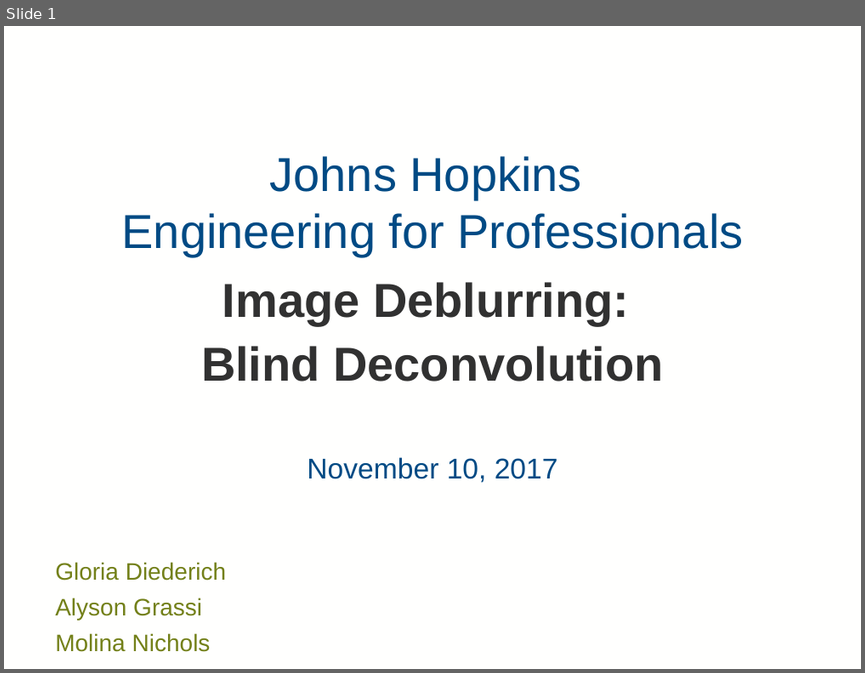
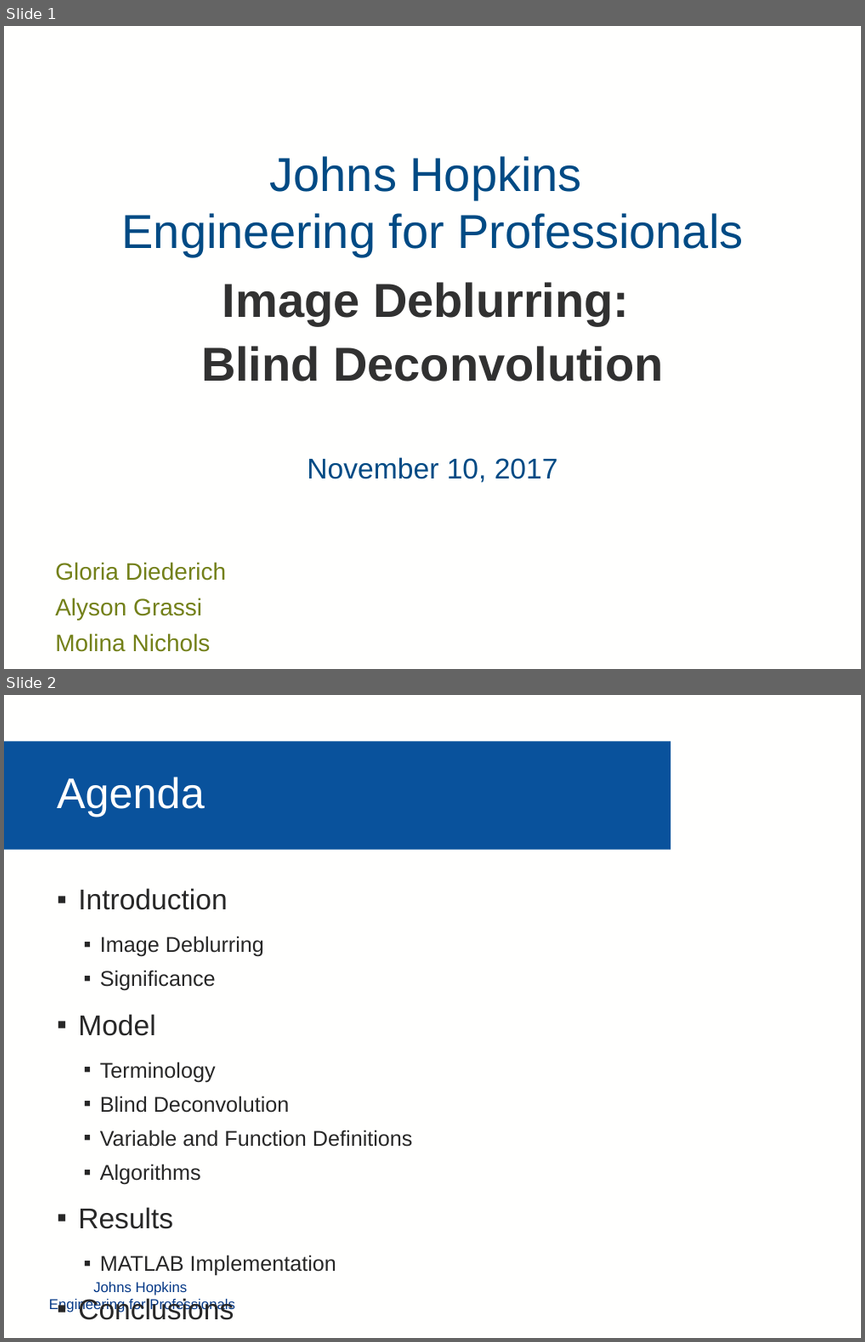
Before and after one commit to mollyn/matrixTheoryProject, a slide deck: Diederich_Grassi_Nichols_PPT.pptx. Shown one above the other, each under a label of ours: slide 1 before the commit, slides 1 and 2 after it. The pictures are 865x673 and 865x1342 pixels, drawn with LibreOffice and Linux fonts; fonts in the diff are those of the drawing; background and template pictures are left out. Boxes give left, top, right and bottom in pixels: in the first picture for what was removed or moved away, otherwise in the second. Text is boxed around its words. In the diff, an @@ line names an element or a change of style, - is before the commit and + after.

```diff
--- a/Diederich_Grassi_Nichols_PPT.pptx
+++ b/Diederich_Grassi_Nichols_PPT.pptx
@@ slide 2 added at (4,695,861,1338), background #FFFFFE @@
@@ rectangle added at (4,741,670,849), fill #09529C @@
@@ text added at (57,777,205,817), 36 pt, text #FFFFFE @@
+Agenda
@@ text added at (78,888,413,1320), 18 pt, text #272727 @@
+▪ Introduction
+  ▪ Image Deblurring
+  ▪ Significance
+▪ Model
+  ▪ Terminology
+  ▪ Blind Deconvolution
+  ▪ Variable and Function Definitions
+  ▪ Algorithms
+▪ Results
+  ▪ MATLAB Implementation
+▪ Conclusions
@@ text added at (49,1281,235,1313), 12 pt, text #053886 @@
+Johns Hopkins
+Engineering for Professionals
```
Also in this commit, not shown: 5 other slides added, 5 slides removed.
